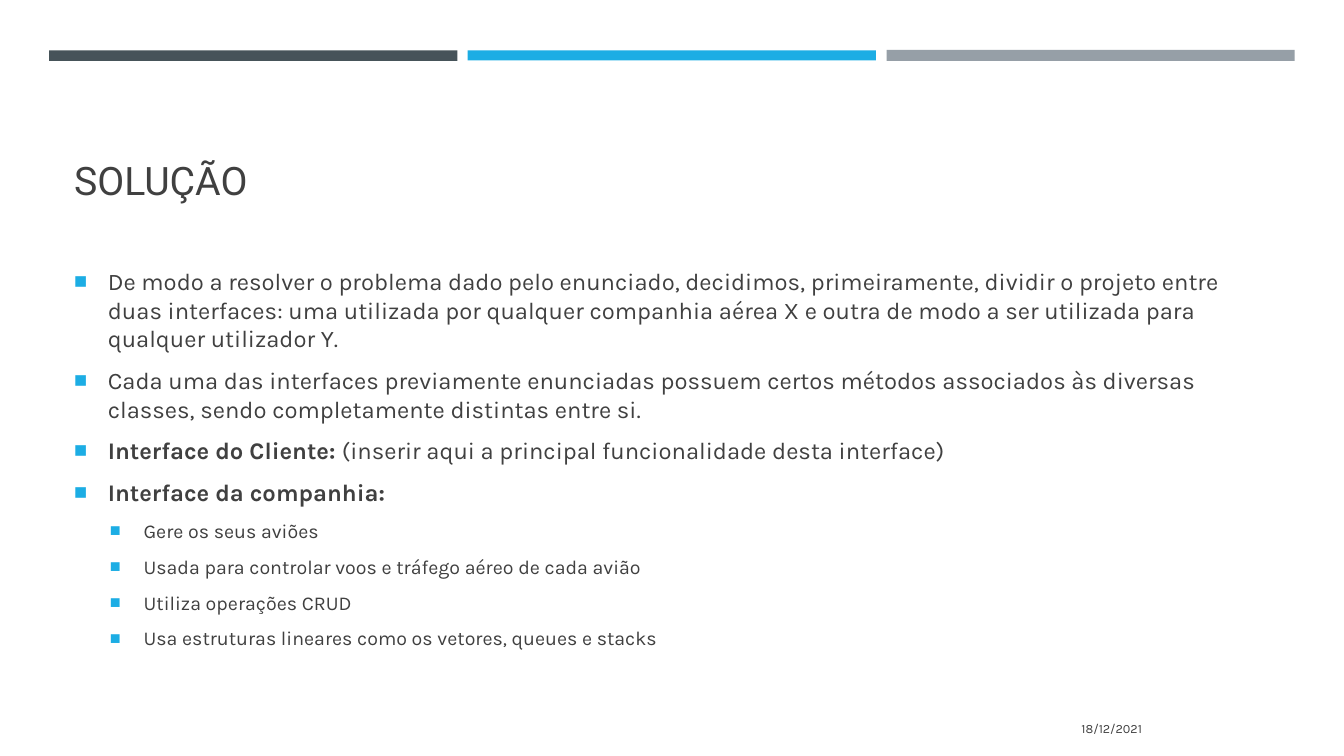
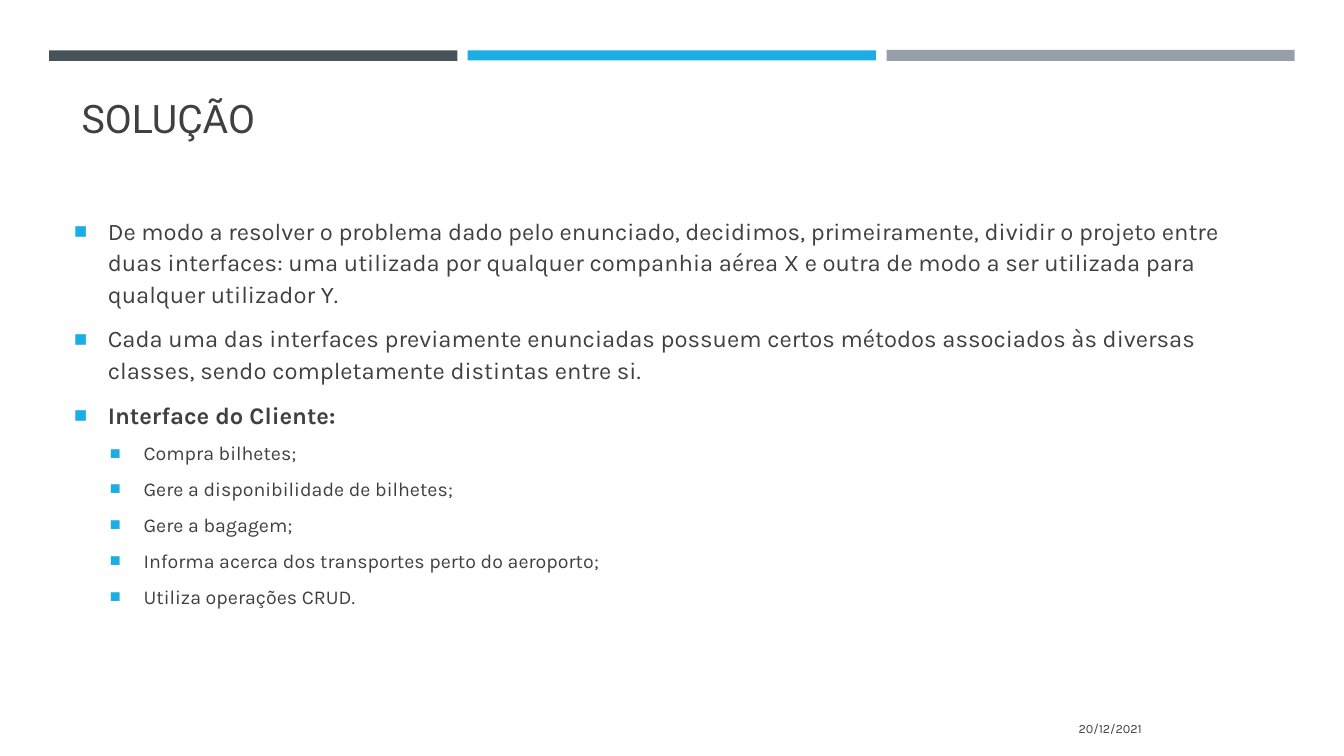
Before and after one commit to CiscoPr/Project-A-irlines-ED-, a slide deck: slide 3 of UMLS_AED/PROJ_AED.pptx. Drawn at 1344x756 pixels with LibreOffice and Linux fonts; fonts in the diff are those of the drawing. Boxes give left, top, right and bottom in pixels: in the first picture for what was removed or moved away, otherwise in the second. Text is boxed around its words. In the diff, an @@ line names an element or a change of style, - is before the commit and + after.

```diff
--- a/UMLS_AED/PROJ_AED.pptx
+++ b/UMLS_AED/PROJ_AED.pptx
@@ title "SOLUÇÃO": place and size @@
-title "SOLUÇÃO" at <box>74,160,247,204</box>
+title "SOLUÇÃO" at <box>82,98,255,142</box>
@@ text "De modo a resolver o ...": place and size @@
-text "De modo a resolver o ..." at <box>108,273,1218,650</box>
+text "De modo a resolver o ..." at <box>108,223,1218,609</box>
@@ text at <box>108,223,1218,385</box>: line spacing 1 to 1.1 @@
@@ text at <box>108,407,599,609</box>: text changed @@
-■ Interface do Cliente: (inserir aqui a principal funcionalidade desta interface)
-■ Interface da companhia:
-  ■ Gere os seus aviões
-  ■ Usada para controlar voos e tráfego aéreo de cada avião
-  ■ Utiliza operações CRUD
-  ■ Usa estruturas lineares como os vetores, queues e stacks
+■ Interface do Cliente:
+  ■ Compra bilhetes;
+  ■ Gere a disponibilidade de bilhetes;
+  ■ Gere a bagagem;
+  ■ Informa acerca dos transportes perto do aeroporto;
+  ■ Utiliza operações CRUD.
@@ text at <box>1079,724,1142,734</box>: text changed @@
-18/12/2021
+20/12/2021
```
Also in this commit, not shown: 7 other slides changed, 1 slide added, 2 slides removed, 1 other file.
